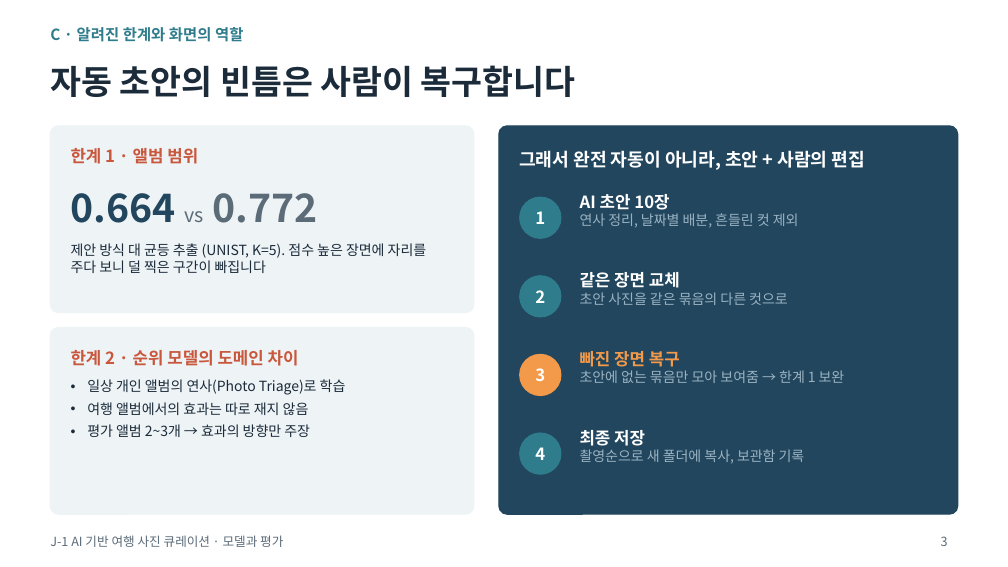
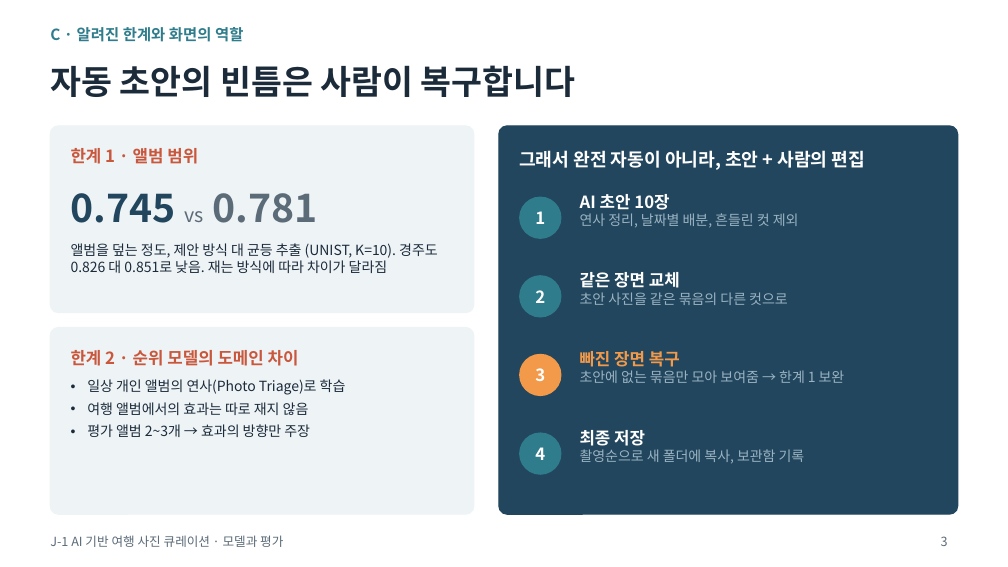
Before and after one commit to kimdonguk03/J1-travel-photo-curation, a slide deck: slide 3 of docs/presentation/model_slides_A_C.pptx. Drawn at 1008x567 pixels with LibreOffice and Linux fonts; fonts in the diff are those of the drawing. Boxes give left, top, right and bottom in pixels: in the first picture for what was removed or moved away, otherwise in the second. Text is boxed around its words. In the diff, an @@ line names an element or a change of style, - is before the commit and + after.

```diff
--- a/docs/presentation/model_slides_A_C.pptx
+++ b/docs/presentation/model_slides_A_C.pptx
@@ text at (x1=71, y1=193, x2=318, y2=223): text changed @@
-0.664 vs 0.772
+0.745 vs 0.781
@@ text at (x1=71, y1=243, x2=438, y2=273): text changed @@
-제안 방식 대 균등 추출 (UNIST, K=5). 점수 높은 장면에 자리를 주다 보니 덜 찍은 구간이 빠집니다
+앨범을 덮는 정도, 제안 방식 대 균등 추출 (UNIST, K=10). 경주도 0.826 대 0.851로 낮음. 재는 방식에 따라 차이가 달라짐
```
Also in this commit, not shown: 1 other slide changed, 5 other files.
